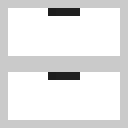
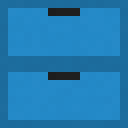
Layers edited between the first and the second 128 x 128 image:
added group "concrete" with 15 layers over (0, 0, 128, 128)
added layer "Layer 14" in group "concrete" over (0, 0, 128, 128)
added layer "Layer 13" in group "concrete" over (0, 0, 128, 128)
added layer "Layer 12" in group "concrete" over (0, 0, 128, 128)
added layer "Layer 11" in group "concrete" over (0, 0, 128, 128)
added layer "Layer 10" in group "concrete" over (0, 0, 128, 128)
added layer "Layer 9" in group "concrete" over (0, 0, 128, 128)
added layer "Layer 8" in group "concrete" over (0, 0, 128, 128)
added layer "Layer 7" in group "concrete" over (0, 0, 128, 128)
added layer "Layer 6" in group "concrete" over (0, 0, 128, 128)
added layer "Layer 5" in group "concrete" over (0, 0, 128, 128)
added layer "Layer 4" in group "concrete" over (0, 0, 128, 128)
added layer "Layer 3" in group "concrete" over (0, 0, 128, 128)
added layer "Layer 2" in group "concrete" over (0, 0, 128, 128)
added layer "Layer 1" in group "concrete" over (0, 0, 128, 128)
moved "colour" into group "concrete", painted on it over (0, 0, 128, 128)
